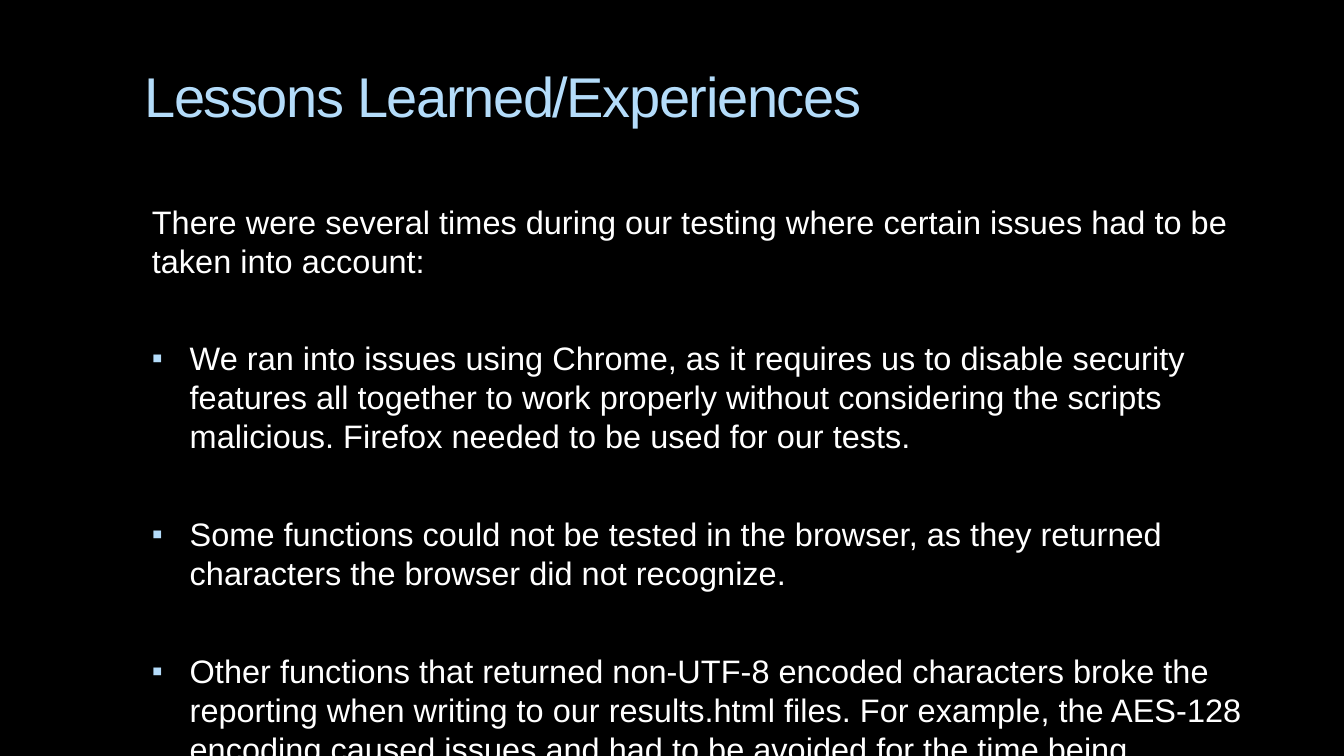
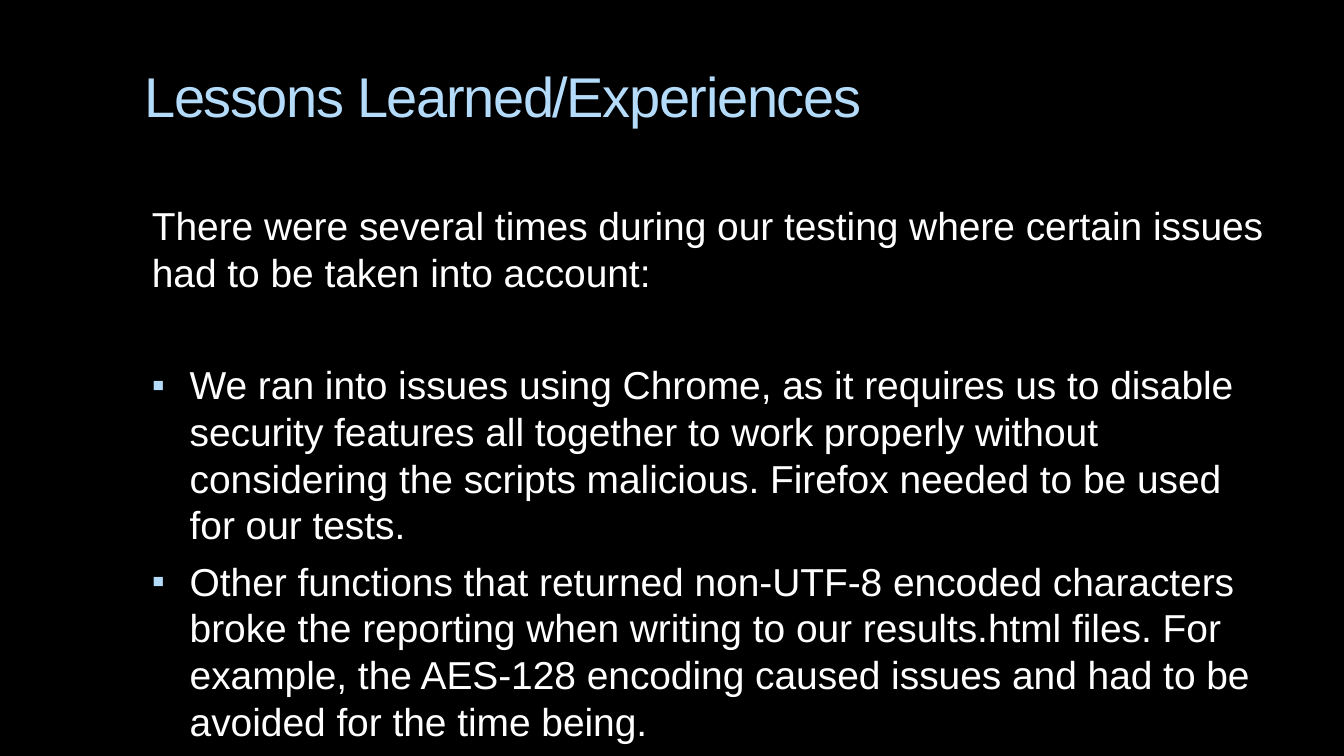
Before and after one commit to CSCI-362-03-2015/Team2, a slide deck: slide 5 of TeamToo_presentation.pptx. Drawn at 1344x756 pixels with LibreOffice and Linux fonts; fonts in the diff are those of the drawing; background and template pictures are left out. Boxes give left, top, right and bottom in pixels: in the first picture for what was removed or moved away, otherwise in the second. Text is boxed around its words. In the diff, an @@ line names an element or a change of style, - is before the commit and + after.

```diff
--- a/TeamToo_presentation.pptx
+++ b/TeamToo_presentation.pptx
@@ text "There were several times during ..." at [152,211,1263,696]: size 23.2 to 27.8 pt @@
@@ text at [190,522,1162,591]: paragraph removed @@
-▪ Some functions could not be tested in the browser, as they returned characters the browser did not recognize.
```
Also in this commit, not shown: 5 other slides changed, 3 slides added, 2 other files.
